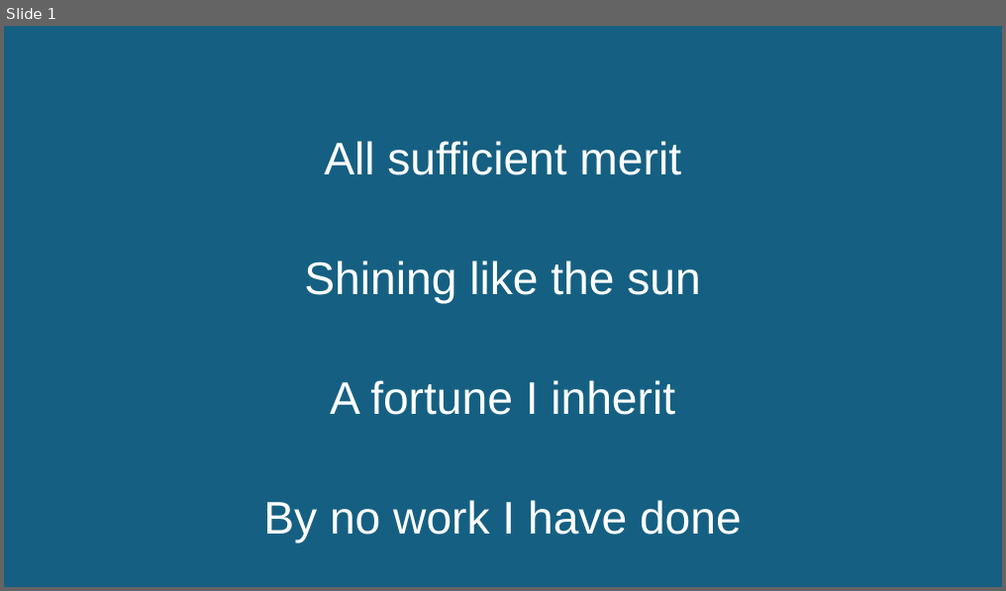
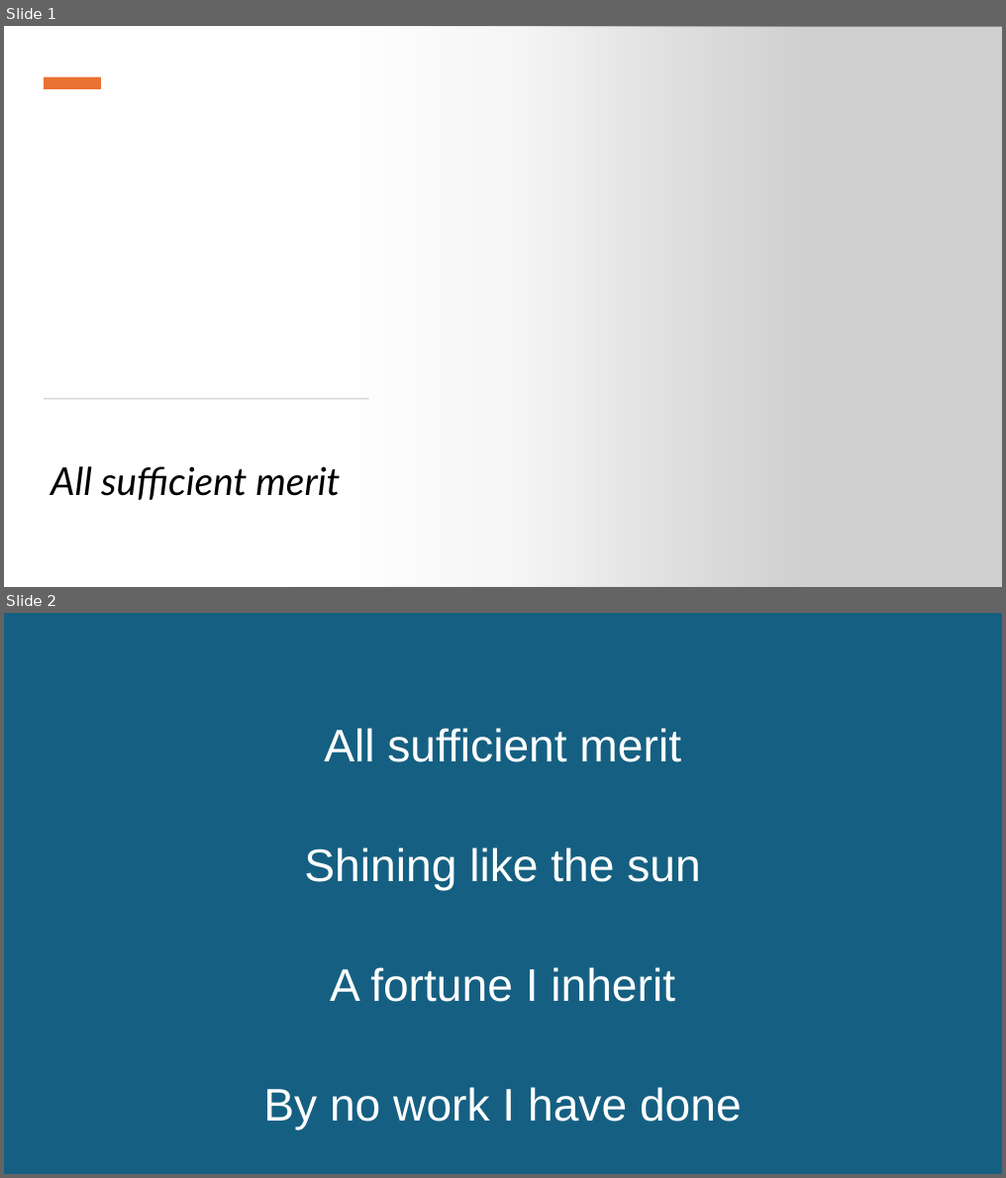
Before and after one commit to kendall412/worship, a slide deck: All Sufficient Merit.pptx. Shown one above the other, each under a label of ours: slide 1 before the commit, slides 1 and 2 after it. The pictures are 1006x591 and 1006x1178 pixels, drawn with LibreOffice and Linux fonts; fonts in the diff are those of the drawing; grey boxes stand for pictures. Boxes give left, top, right and bottom in pixels: in the first picture for what was removed or moved away, otherwise in the second. Text is boxed around its words. In the diff, an @@ line names an element or a change of style, - is before the commit and + after.

```diff
--- a/All Sufficient Merit.pptx
+++ b/All Sufficient Merit.pptx
@@ slide 1 added at (4,26,1002,587), background #FFFFFF @@
@@ rectangle added at (4,26,803,587), fill gradient #FFFFFF @@
@@ picture added at (292,26,1002,587) @@
@@ rectangle added at (44,77,101,89), fill #E97132 @@
@@ rectangle added at (44,398,369,399), fill #D5D5D5 @@
@@ subtitle added at (51,467,340,500), 37 pt, text #000000, italic @@
+All sufficient merit
@@ what was slide 1 is now slide 2 @@
```
Also in this commit, not shown: 7 other files.
